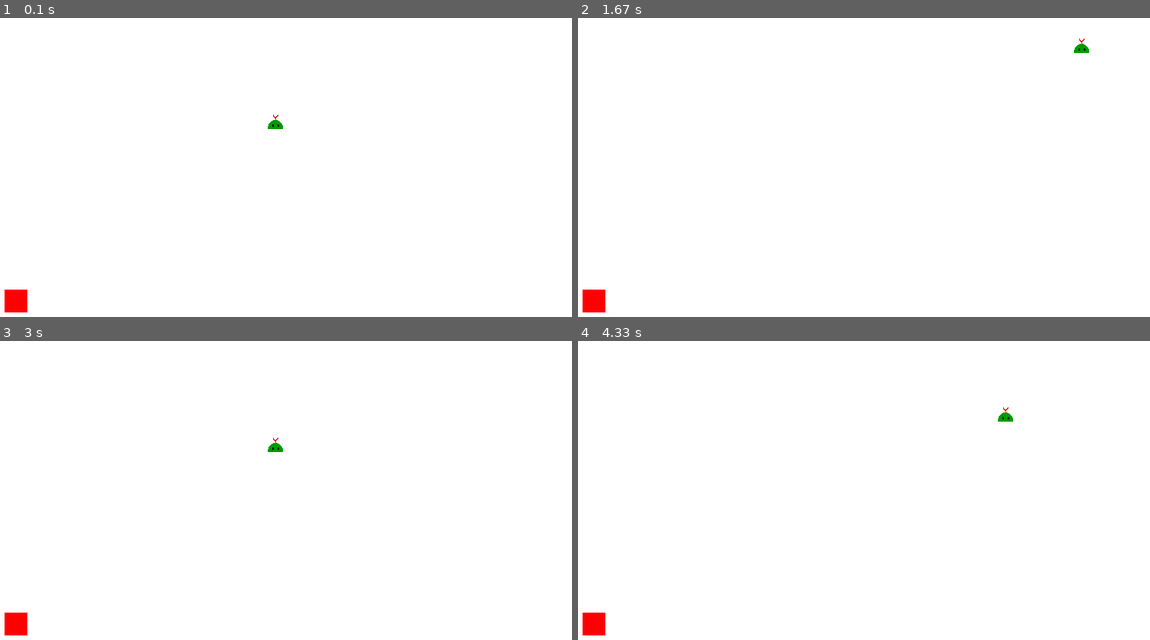
Above: before the commit, frames 1-4 (two rows, left to right).
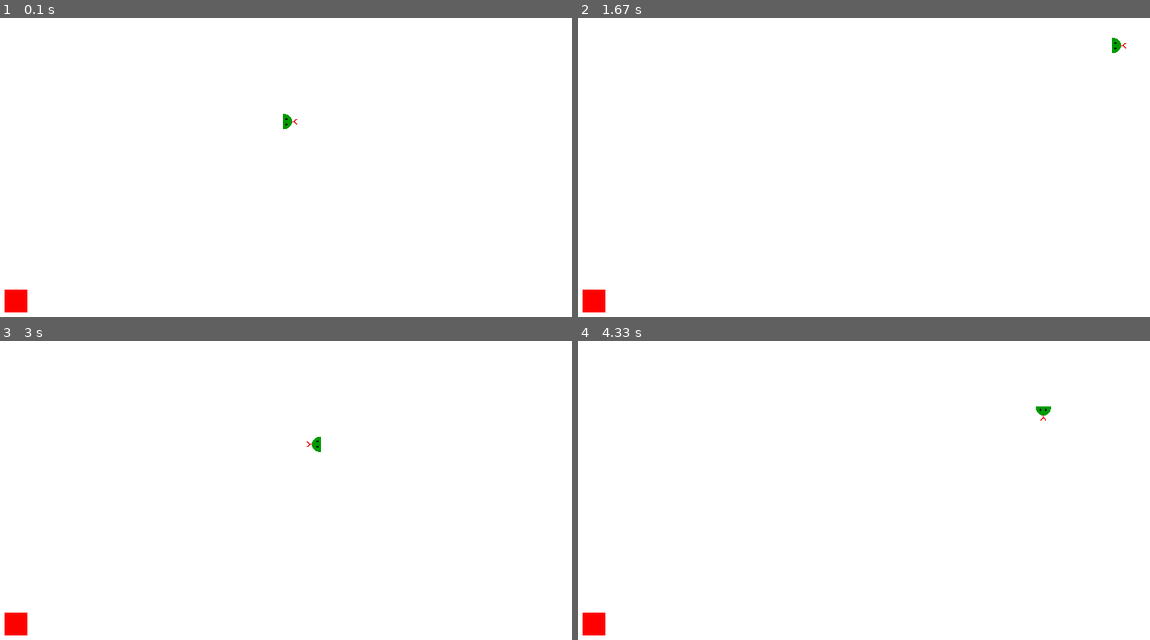
Above: after the commit, the same moments.

Repository: NikhilHeda/PyGame---Practice
Game: pygame game, started from code.py
The game is run twice, just before and just after one commit, with the same random seed, the same clock (stepped at 60 frames per second) and the same inputs.
Inputs:
- Up to frame 1 (0.1 s): no input
- Up to frame 2 (1.67 s): hold Right 0.33-0.8 s; hold Up 0.83-1.13 s; hold Right 1.17-1.63 s
- Up to frame 3 (3 s): hold Left 1.67-2.2 s; hold Down 2.23-2.53 s; hold Left 2.57-2.97 s
- Up to frame 4 (4.33 s): hold Up 3-3.37 s; hold Right 3.4-4.03 s; hold Down from 4.07 s (still down)

The runs differ from the first frame. In frame 1, 0.1% of the frame differs, in the area x 46-52%, y 32-38%; in frame 2, 0.1%; in frame 3, 0.1%; in frame 4, 0.1%.

Commit message:
added rotated head

Diff:
--- a/code.py
+++ b/code.py
@@ -23,11 +23,22 @@
 
 block_size = 20
 
+direction = "right"
+
 font = pygame.font.SysFont(None, 25)
 
 def snake(block_size, snakelist):
 
-	gameDisplay.blit(snake_head_image, (snakelist[-1][0], snakelist[-1][1]))
+	if direction == "right":
+		head = pygame.transform.rotate(snake_head_image, 270)
+	elif direction == "left":
+		head = pygame.transform.rotate(snake_head_image, 90)
+	elif direction == "up":
+		head = snake_head_image
+	elif direction == "down":
+		head = pygame.transform.rotate(snake_head_image, 180)
+
+	gameDisplay.blit(head, (snakelist[-1][0], snakelist[-1][1]))
 
 	for XnY in snakelist[:-1]:
 		pygame.draw.rect(gameDisplay, green, [XnY[0], XnY[1], block_size, block_size])
@@ -44,12 +55,14 @@
 	gameDisplay.blit(textSurf, textRect)
 
 def gameLoop():
+	global direction
+
 	gameExit = False
 	gameOver = False
 
 	lead_x = display_width / 2
 	lead_y = display_height / 2
-	lead_x_change = 0
+	lead_x_change = 10
 	lead_y_change = 0
 
 	randAppleX = round( random.randrange(0, display_width - block_size) ) # / 10.0 ) * 10
@@ -80,15 +93,19 @@
 				gameExit = True
 			if event.type == pygame.KEYDOWN:
 				if event.key == pygame.K_LEFT:
+					direction = "left"
 					lead_x_change = -block_size
 					lead_y_change = 0
 				elif event.key == pygame.K_RIGHT:
+					direction = "right"
 					lead_x_change = block_size
 					lead_y_change = 0
 				elif event.key == pygame.K_UP:
+					direction = "up"
 					lead_y_change = -block_size
 					lead_x_change = 0
 				elif event.key == pygame.K_DOWN:
+					direction = "down"
 					lead_y_change = block_size
 					lead_x_change = 0
 
Not shown, changed: notes.txt
